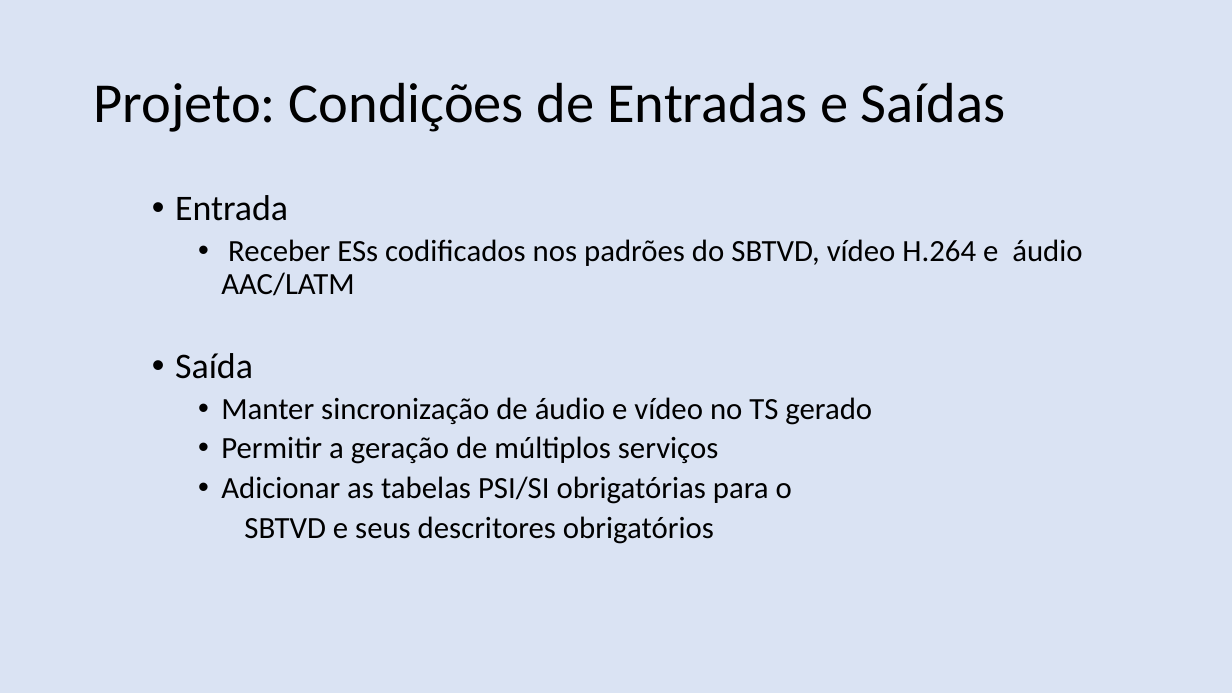
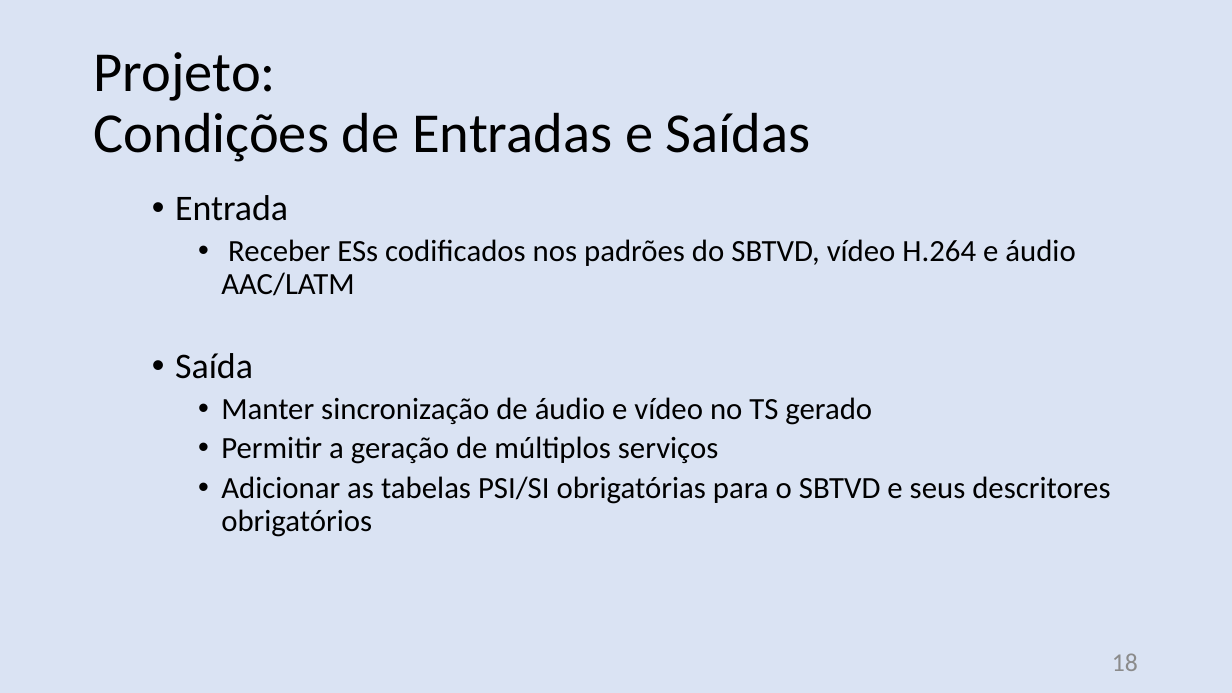
Before and after one commit to nasall2/TCC, a slide deck: slide 18 of relatorio/abntex2-modelos-1.9.2/figuras/apresentacao.pptx (slide 16 before the commit). Drawn at 1232x693 pixels with LibreOffice and Linux fonts; fonts in the diff are those of the drawing. Boxes give left, top, right and bottom in pixels: in the first picture for what was removed or moved away, otherwise in the second. Text is boxed around its words. In the diff, an @@ line names an element or a change of style, - is before the commit and + after.

```diff
--- a/relatorio/abntex2-modelos-1.9.2/figuras/apresentacao.pptx
+++ b/relatorio/abntex2-modelos-1.9.2/figuras/apresentacao.pptx
@@ text at (94, 52, 811, 162): text changed @@
-Projeto: Condições de Entradas e Saídas
+Projeto:
+Condições de Entradas e Saídas
@@ text at (221, 476, 1110, 537): text changed @@
-    • Adicionar as tabelas PSI/SI obrigatórias para o
-      SBTVD e seus descritores obrigatórios
+    • Adicionar as tabelas PSI/SI obrigatórias para o SBTVD e seus descritores obrigatórios
@@ page number added at (1112, 653, 1138, 671), 20 pt, text #8C8C8C @@
+18
```
Also in this commit, not shown: 12 other slides changed, 3 slides added.
